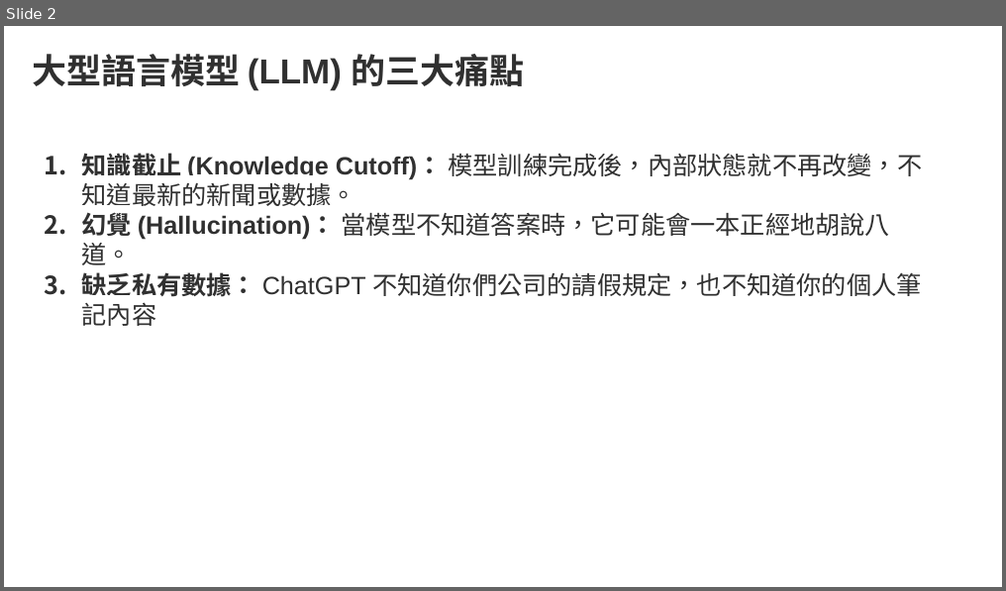
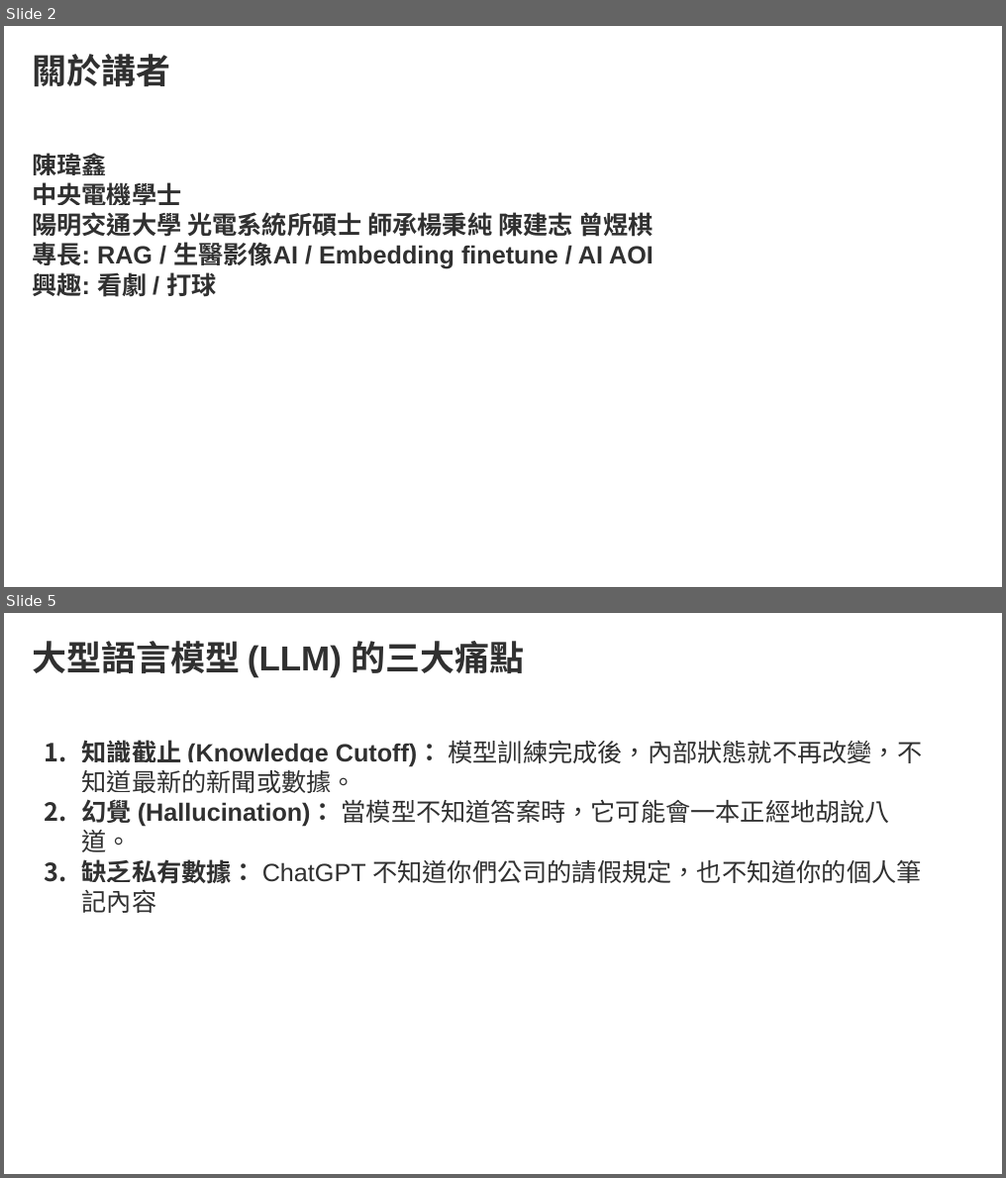
Before and after one commit to willy808/2026_ai_rookie_course, a slide deck: RAG/RAG 應用.pptx. Shown one above the other, each under a label of ours: slide 2 before the commit, slides 2 and 5 after it; the slides between them are not shown. The pictures are 1006x591 and 1006x1178 pixels, drawn with LibreOffice and Linux fonts; fonts in the diff are those of the drawing; background and template pictures are left out. Boxes give left, top, right and bottom in pixels: in the first picture for what was removed or moved away, otherwise in the second. Text is boxed around its words. In the diff, an @@ line names an element or a change of style, - is before the commit and + after.

Commit message:
update new slide for embedding finetune

```diff
--- a/RAG/RAG 應用.pptx
+++ b/RAG/RAG 應用.pptx
@@ slide 2 added at [4, 26, 1002, 587], background #FFFFFF; not listed: 2 template elements that a slide beside it also shows @@
@@ text added at [32, 54, 170, 86], 25 pt, text #303030, bold @@
+關於講者
@@ text added at [32, 153, 653, 300], 18 pt, text #303030, bold @@
+陳瑋鑫
+中央電機學士
+陽明交通大學 光電系統所碩士 師承楊秉純 陳建志 曾煜棋
+專長: RAG / 生醫影像AI / Embedding finetune / AI AOI
+興趣: 看劇 / 打球
@@ what was slide 2 is now slide 5 @@
```
Also in this commit, not shown: 2 slides changed, 2 other slides added, 1 slide removed, 2 other files.
